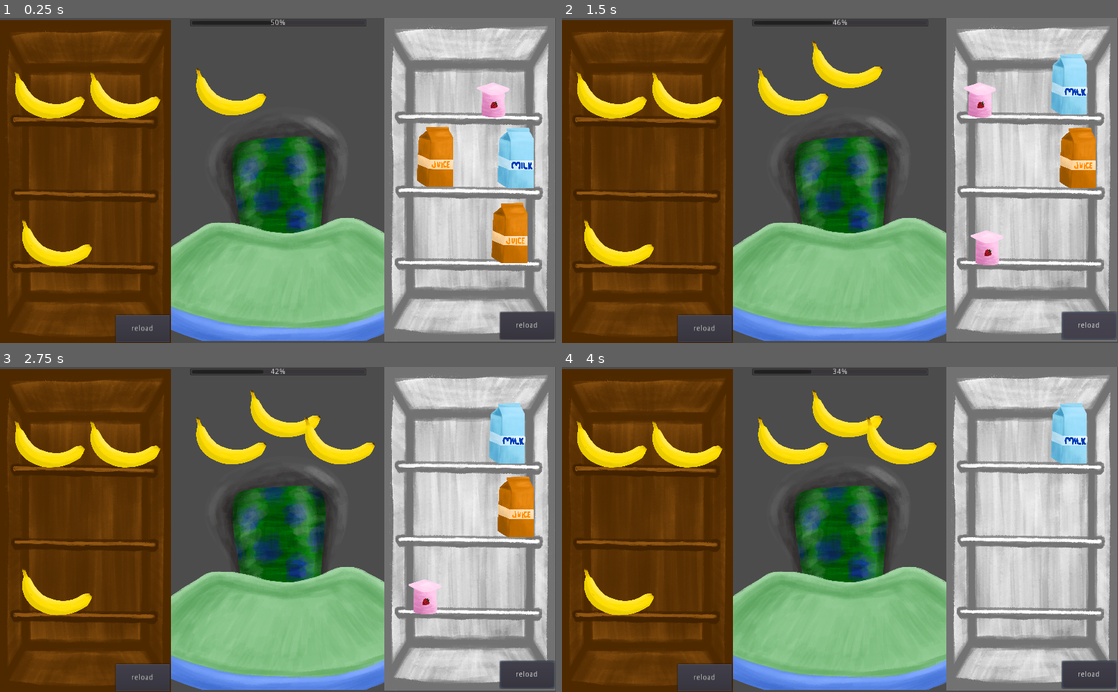
Above: before the commit, frames 1-4 (two rows, left to right).
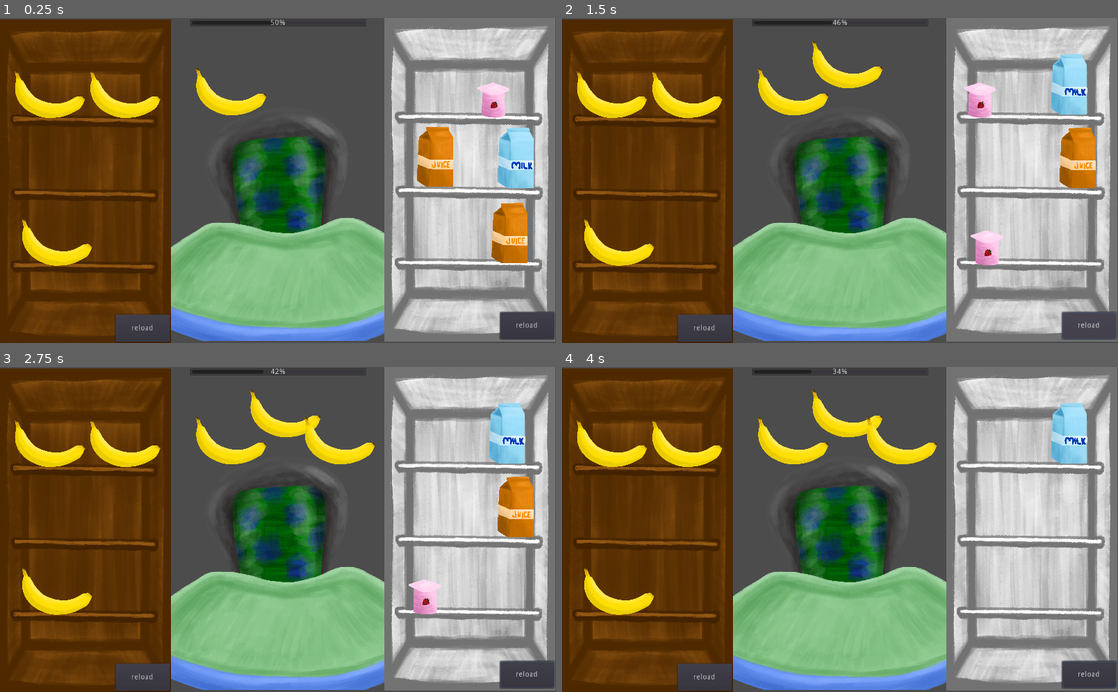
Above: after the commit, the same moments.

Repository: metcalf-putnam/famJam2021
Game: Godot game, scene res://base_scene/base.tscn
The game is run twice, just before and just after one commit, with the same random seed, the same clock (stepped at 60 frames per second) and the same inputs.
Inputs (mouse positions are in pixels of both pictures, inside the frame that each line leads up to):
- Up to frame 1 (0.25 s): no input
- Up to frame 2 (1.5 s): tap Enter at 0.5 s; move the mouse to (1062, 92) at 0.52 s; click (1062, 92) at 0.67 s; click "reload" at 1.25 s
- Up to frame 3 (2.75 s): move the mouse to (428, 441) at 2.02 s; click (428, 441) at 2.17 s
- Up to frame 4 (4 s): move the mouse to (1073, 513) at 2.77 s; click (1073, 513) at 2.92 s; move the mouse to (995, 588) at 3.52 s; click (995, 588) at 3.67 s

The runs differ from the first frame. In frame 1, 0.7% of the frame differs, in the area x 0-31%, y 0-100%; in frame 2, 0.7%; in frame 3, 0.7%; in frame 4, 0.7%.

Commit message:
better method for clearing previous events

Diff:
--- a/baby/baby.gd
+++ b/baby/baby.gd
@@ -4,8 +4,6 @@
 var accepted_change := 4.0
 var declined_change := -4.0
 var clue_time_seconds = 2
-var check_int
-
 
 func _ready():
 	rng.randomize()
@@ -20,25 +18,24 @@
 
 	var rand_num = rng.randi_range(0, num -1)
 	chosen_food = FoodDic.foods[rand_num]
+	reset_clues()
+	think_about_food()
+
+func reset_clues():
 	$Clue1.texture = null
 	$Clue2.texture = null
 	$Clue3.texture = null
-	think_about_food()
-
+	$Tween.remove_all()
 
 func think_about_food():
-	check_int = rng.randi()
 	var texture = load(chosen_food["sprite_path"])
 
-	$Tween.interpolate_callback(self, 0, "populate_clue", check_int, 1, texture)
-	$Tween.interpolate_callback(self, 1, "populate_clue", check_int, 2, texture)
-	$Tween.interpolate_callback(self, 2, "populate_clue", check_int, 3, texture)
+	$Tween.interpolate_callback(self, 0, "populate_clue", 1, texture)
+	$Tween.interpolate_callback(self, 1, "populate_clue", 2, texture)
+	$Tween.interpolate_callback(self, 2, "populate_clue", 3, texture)
 	$Tween.start()
 
-func populate_clue(event_check_int, clue_number, texture):
-	if (check_int != event_check_int):
-		return
-
+func populate_clue(clue_number, texture):
 	get_node("Clue" + str(clue_number)).texture = texture
 
 func _on_food_clicked(food_name):
--- a/base_scene/base.tscn
+++ b/base_scene/base.tscn
@@ -18,7 +18,7 @@
 food_object = ExtResource( 6 )
 
 [node name="pantry" parent="." instance=ExtResource( 3 )]
-position = Vector2( -707.981, 5.76221 )
+position = Vector2( -707.981, 4.76221 )
 image = ExtResource( 1 )
 food_object = ExtResource( 6 )
 
